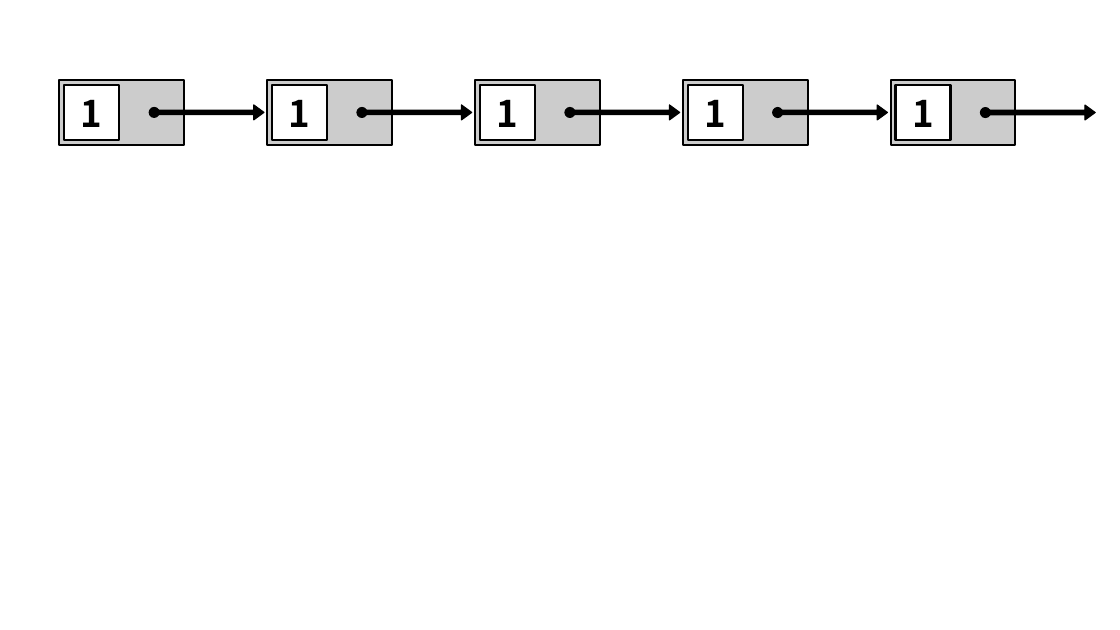
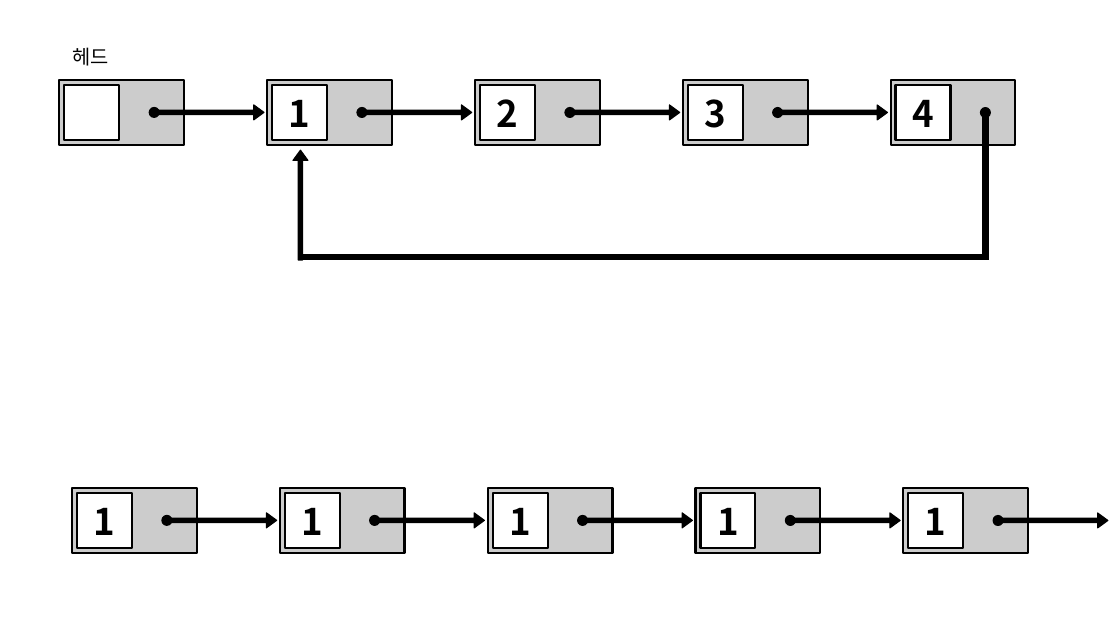
Before and after one commit to MOJAN3543/MOJAN3543.github.io, a slide deck: slide 5 of _posts/DataStructureInC/LinkedList/LinkedListPPT.odp (slide 2 before the commit). Drawn at 1120x630 pixels with LibreOffice and Linux fonts; fonts in the diff are those of the drawing. Boxes give left, top, right and bottom in pixels: in the first picture for what was removed or moved away, otherwise in the second. Text is boxed around its words. In the diff, an @@ line names an element or a change of style, - is before the commit and + after.

```diff
--- a/_posts/DataStructureInC/LinkedList/LinkedListPPT.odp
+++ b/_posts/DataStructureInC/LinkedList/LinkedListPPT.odp
@@ text added at (x1=73, y1=47, x2=109, y2=66), 14 pt, text #000000 @@
+헤드
@@ rectangle added at (x1=64, y1=85, x2=119, y2=140), fill #FFFFFF, outline #000000 1.5 pt @@
@@ rectangle added at (x1=481, y1=85, x2=536, y2=140), fill #FFFFFF, outline #000000 1.5 pt, 26 pt, text #000000, bold @@
+2
@@ rectangle added at (x1=688, y1=85, x2=743, y2=140), fill #FFFFFF, outline #000000 1.5 pt, 26 pt, text #000000, bold @@
+3
@@ rectangle added at (x1=895, y1=85, x2=950, y2=140), fill #FFFFFF, outline #000000 1.5 pt, 26 pt, text #000000, bold @@
+4
@@ rectangle added at (x1=983, y1=112, x2=989, y2=260), fill #000000, outline #000000 0 pt @@
@@ right arrow added at (x1=293, y1=150, x2=308, y2=260), fill #000000, outline #000000 0.79 pt @@
@@ rectangle added at (x1=300, y1=254, x2=989, y2=260), fill #000000, outline #000000 0 pt @@
@@ rectangle added at (x1=72, y1=488, x2=197, y2=553), fill #CCCCCC, outline #000000 1.5 pt @@
@@ rectangle "1" moved from (x1=64, y1=85, x2=119, y2=140) to (x1=77, y1=493, x2=132, y2=548) @@
@@ rectangle added at (x1=279, y1=488, x2=405, y2=553), fill #CCCCCC, outline #000000 1.5 pt @@
@@ rectangle added at (x1=488, y1=488, x2=613, y2=553), fill #CCCCCC, outline #000000 1.5 pt @@
@@ rectangle added at (x1=696, y1=488, x2=821, y2=553), fill #CCCCCC, outline #000000 1.5 pt @@
@@ 3 rectangles moved together from (x1=481, y1=85, x2=950, y2=140) to (x1=285, y1=493, x2=755, y2=548) @@
@@ rectangle added at (x1=904, y1=488, x2=1029, y2=553), fill #CCCCCC, outline #000000 1.5 pt @@
@@ rectangle added at (x1=909, y1=493, x2=963, y2=548), fill #FFFFFF, outline #000000 1.5 pt, 26 pt, text #000000, bold @@
+1
@@ ellipse added at (x1=162, y1=515, x2=172, y2=525), fill #000000, outline #000000 0.79 pt @@
@@ right arrow moved from (x1=986, y1=105, x2=1096, y2=120) to (x1=167, y1=513, x2=276, y2=528) @@
@@ ellipse added at (x1=370, y1=515, x2=380, y2=525), fill #000000, outline #000000 0.79 pt @@
@@ right arrow added at (x1=375, y1=513, x2=485, y2=528), fill #000000, outline #000000 0.79 pt @@
@@ ellipse added at (x1=578, y1=515, x2=588, y2=525), fill #000000, outline #000000 0.79 pt @@
@@ right arrow added at (x1=582, y1=513, x2=692, y2=528), fill #000000, outline #000000 0.79 pt @@
@@ ellipse added at (x1=786, y1=515, x2=796, y2=525), fill #000000, outline #000000 0.79 pt @@
@@ right arrow added at (x1=791, y1=513, x2=900, y2=528), fill #000000, outline #000000 0.79 pt @@
@@ ellipse added at (x1=994, y1=515, x2=1004, y2=525), fill #000000, outline #000000 0.79 pt @@
@@ right arrow added at (x1=998, y1=513, x2=1108, y2=528), fill #000000, outline #000000 0.79 pt @@
```
Also in this commit, not shown: 4 slides added.
